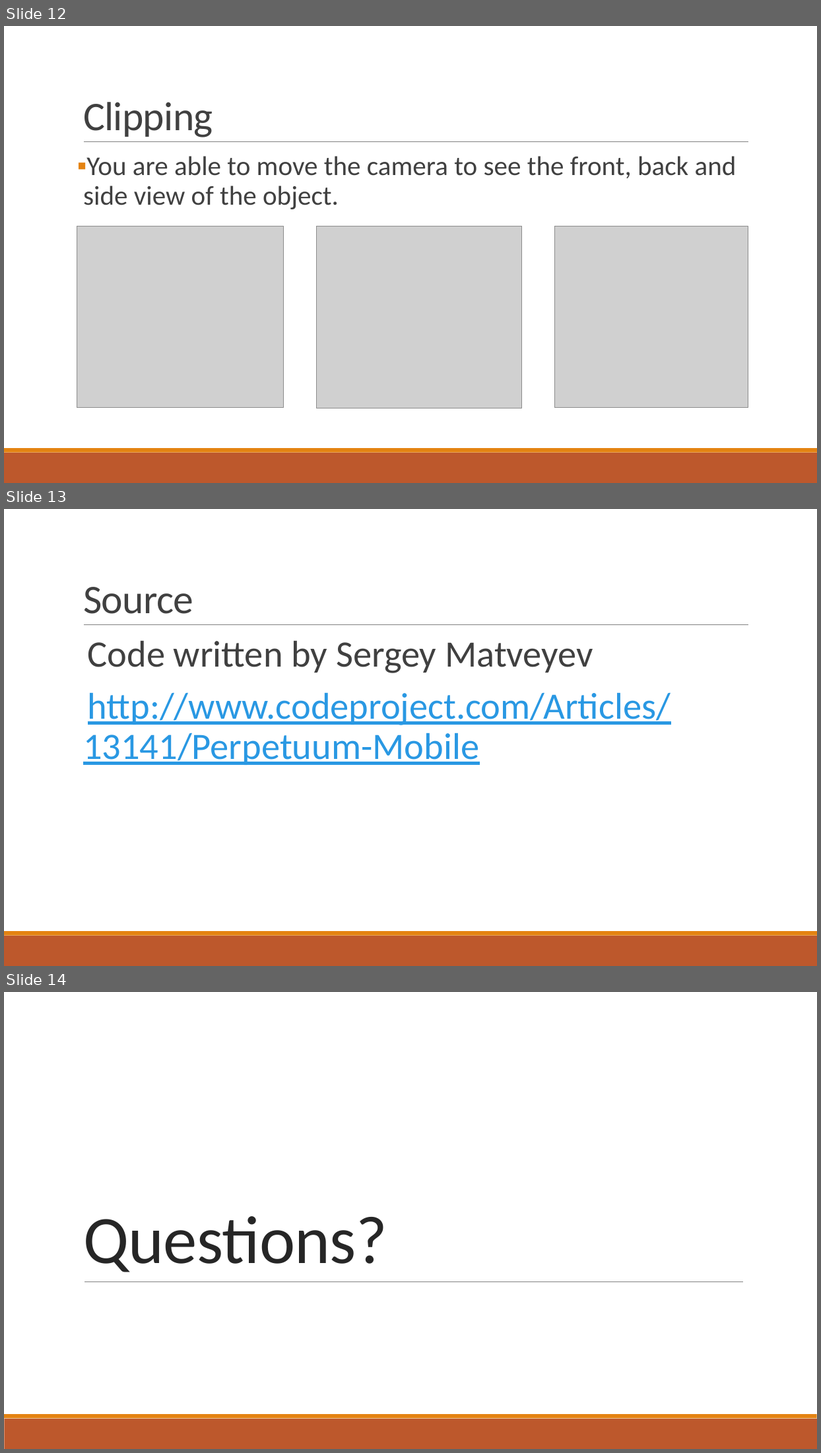
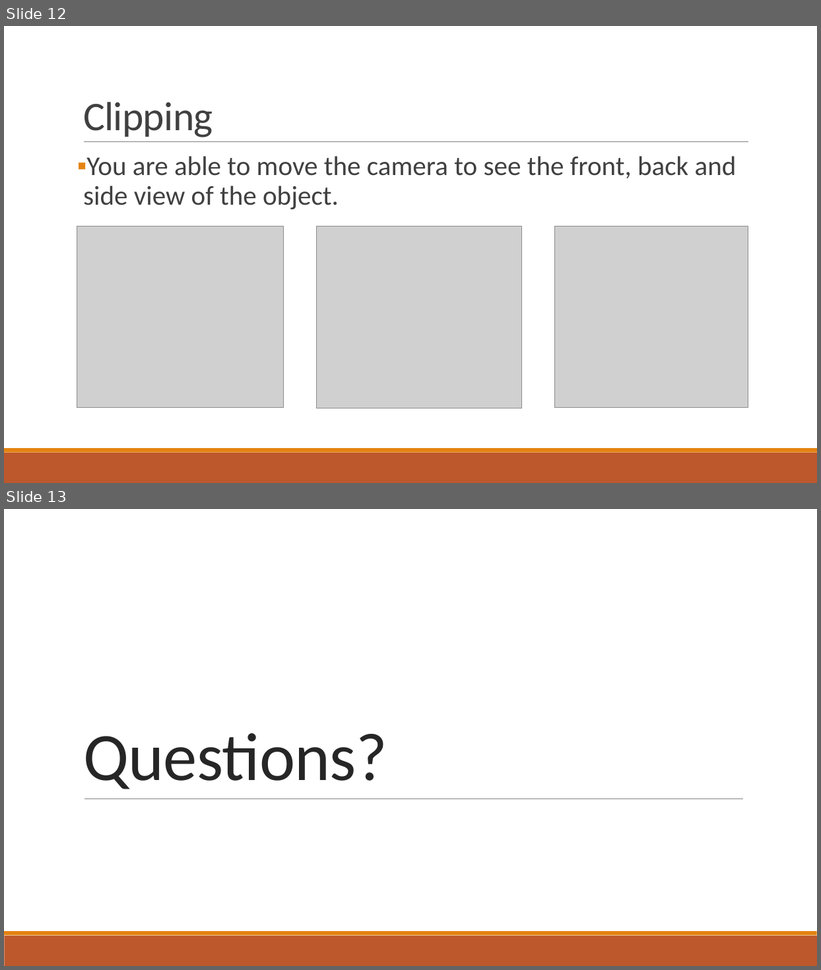
Before and after one commit to Greg4612/PeretummMobile, a slide deck: Perpetual Motion.pptx. Shown one above the other, each under a label of ours: slides 12, 13 and 14 before the commit, slides 12 and 13 after it. The pictures are 821x1453 and 821x970 pixels, drawn with LibreOffice and Linux fonts; fonts in the diff are those of the drawing; grey boxes stand for pictures. Boxes give left, top, right and bottom in pixels: in the first picture for what was removed or moved away, otherwise in the second. Text is boxed around its words. In the diff, an @@ line names an element or a change of style, - is before the commit and + after.

Commit message:
Add New Files
Add New Files

```diff
--- a/Perpetual Motion.pptx
+++ b/Perpetual Motion.pptx
@@ slide 13 removed at (4, 509, 817, 966), background #FFFFFF; not listed: 3 template elements that a slide beside it also shows @@
@@ title removed at (83, 587, 193, 614) @@
-Source
@@ text removed at (83, 641, 671, 765) @@
-  Code written by Sergey Matveyev
-  http://www.codeproject.com/Articles/13141/Perpetuum-Mobile
@@ what was slide 14 is now slide 13 @@
```
Also in this commit, not shown: 1 slide changed.
